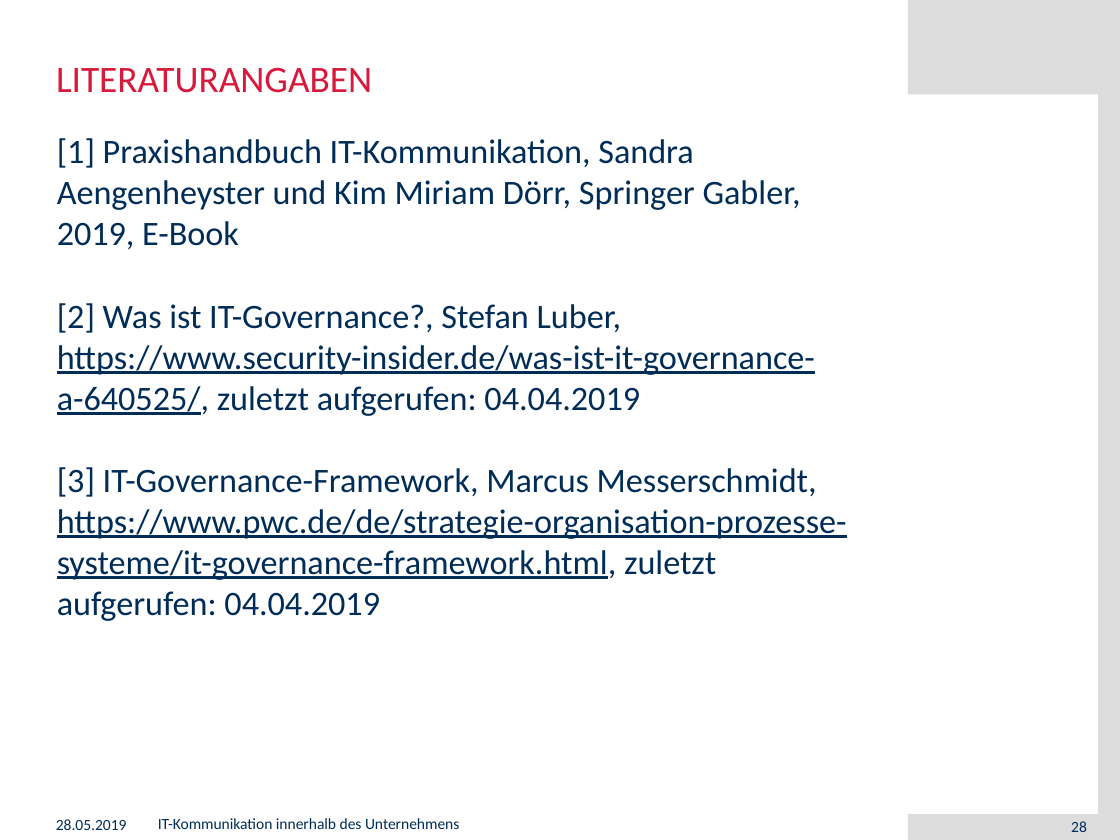
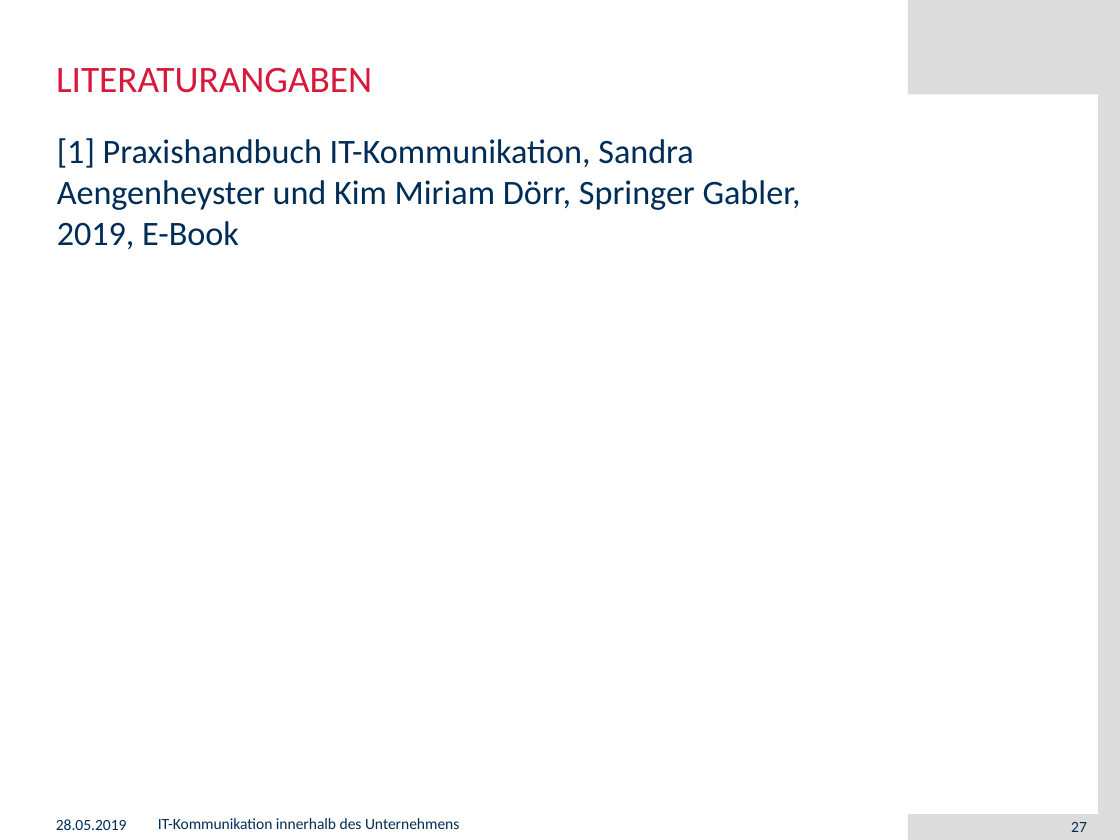
Before and after one commit to muensto/itm_vortrag_1233, a slide deck: slide 27 of 20190528.pptx (slide 28 before the commit). Drawn at 1120x840 pixels with LibreOffice and Linux fonts; fonts in the diff are those of the drawing; background and template pictures are left out. Boxes give left, top, right and bottom in pixels: in the first picture for what was removed or moved away, otherwise in the second. Text is boxed around its words. In the diff, an @@ line names an element or a change of style, - is before the commit and + after.

Commit message:
removed it-governance from slides

```diff
--- a/20190528.pptx
+++ b/20190528.pptx
@@ text at (57, 303, 847, 621): paragraphs removed @@
-[2] Was ist IT-Governance?, Stefan Luber, https://www.security-insider.de/was-ist-it-governance-a-640525/, zuletzt aufgerufen: 04.04.2019
-[3] IT-Governance-Framework, Marcus Messerschmidt, https://www.pwc.de/de/strategie-organisation-prozesse-systeme/it-governance-framework.html, zuletzt aufgerufen: 04.04.2019
@@ page number at (1071, 822, 1087, 832): text changed @@
-28
+27
```
Also in this commit, not shown: 1 slide removed.
